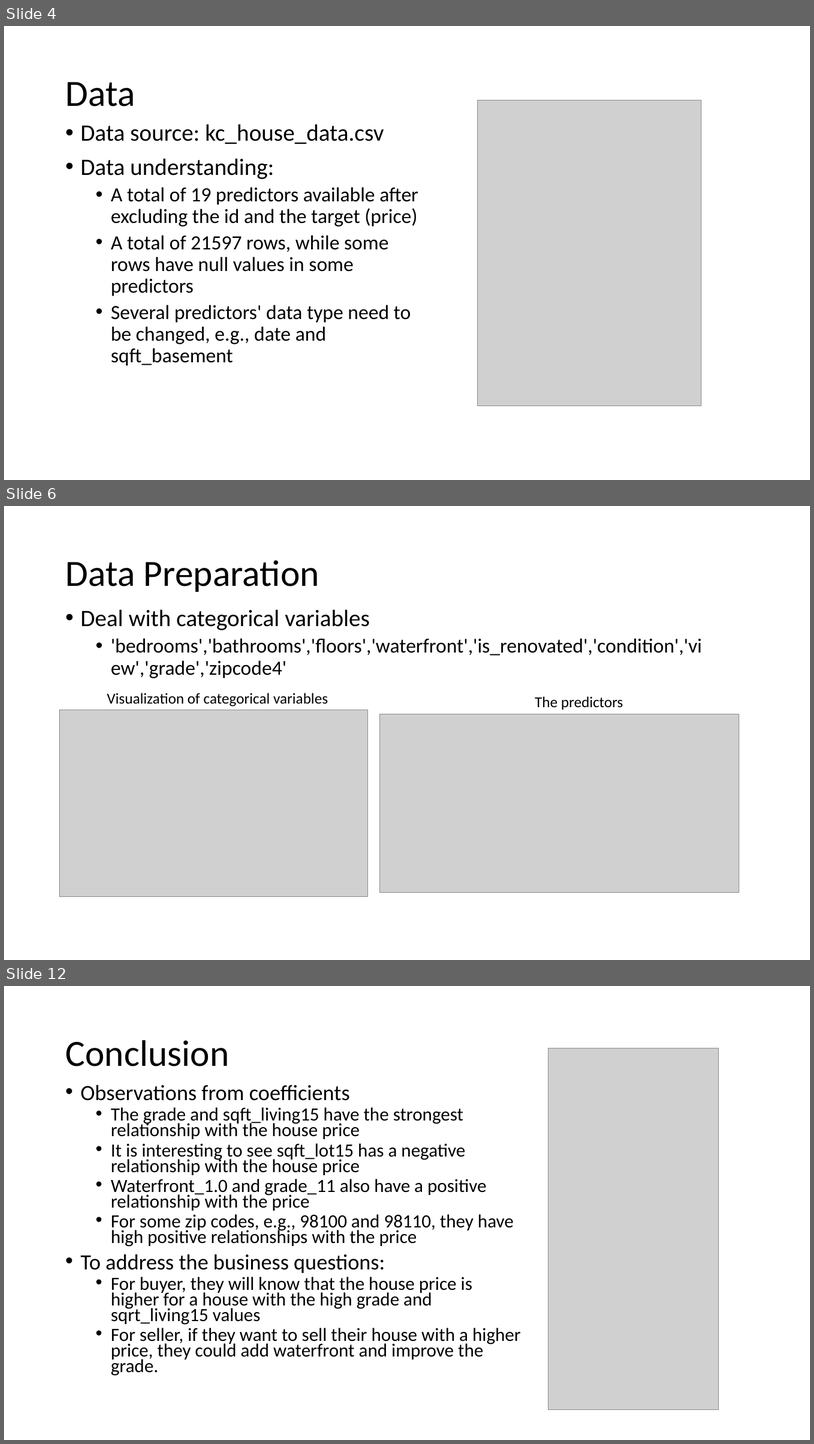
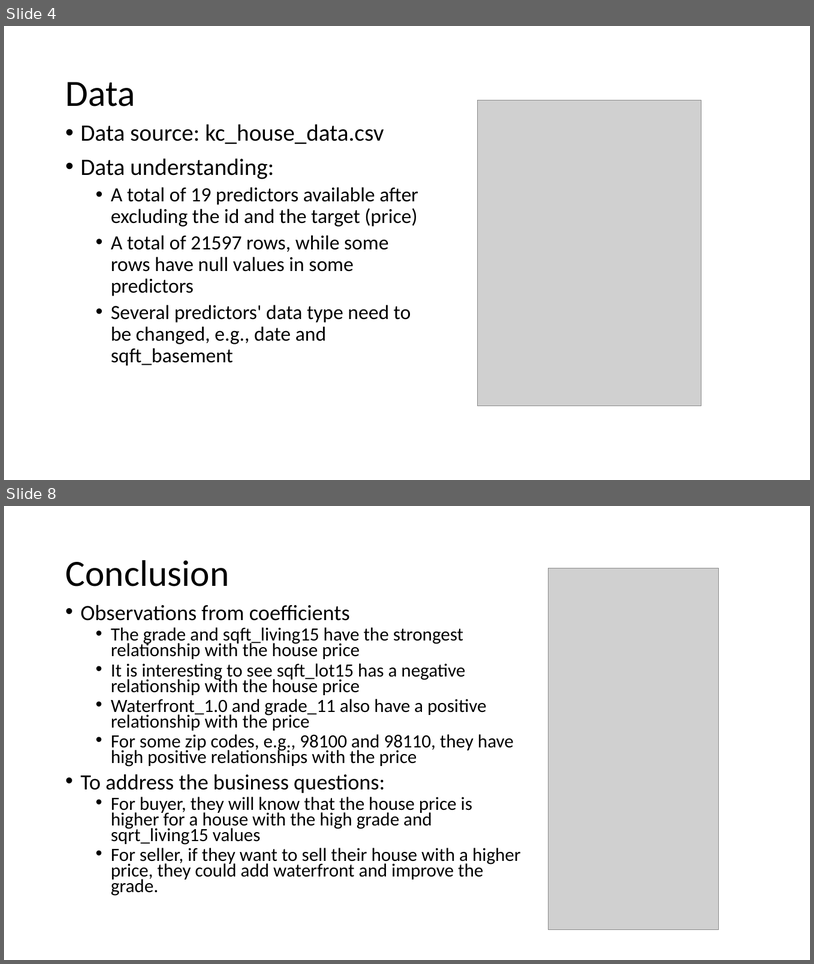
Before and after one commit to learn-co-curriculum/dsc-phase-2-project, a slide deck: Presentation_project2.pptx. Shown one above the other, each under a label of ours: slides 4, 6 and 12 before the commit, slides 4 and 8 after it; the slides between them are not shown. The pictures are 814x1444 and 814x964 pixels, drawn with LibreOffice and Linux fonts; fonts in the diff are those of the drawing; grey boxes stand for pictures. Boxes give left, top, right and bottom in pixels: in the first picture for what was removed or moved away, otherwise in the second. Text is boxed around its words. In the diff, an @@ line names an element or a change of style, - is before the commit and + after.

```diff
--- a/Presentation_project2.pptx
+++ b/Presentation_project2.pptx
@@ slide 6 removed at bbox=[4, 506, 810, 960], background #FFFFFF @@
@@ title removed at bbox=[65, 560, 320, 592] @@
-Data Preparation
@@ text removed at bbox=[81, 609, 702, 678] @@
-• Deal with categorical variables
-  • 'bedrooms','bathrooms','floors','waterfront','is_renovated','condition','view','grade','zipcode4'
@@ text removed at bbox=[107, 693, 328, 706] @@
-Visualization of categorical variables
@@ text removed at bbox=[535, 696, 623, 709] @@
-The predictors
@@ picture removed at bbox=[60, 710, 368, 897] @@
@@ picture removed at bbox=[380, 714, 740, 892] @@
@@ what was slide 12 is now slide 8 @@
```
Also in this commit, not shown: 3 slides changed, 3 other slides removed, 1 other file.
